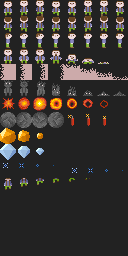
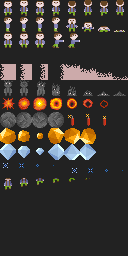
Before/after of a 128px x 256px layered artwork. What changed in the layer stack:
renamed "Layer 15" to "Layer 23", painted on it over [4, 0, 125, 160]
